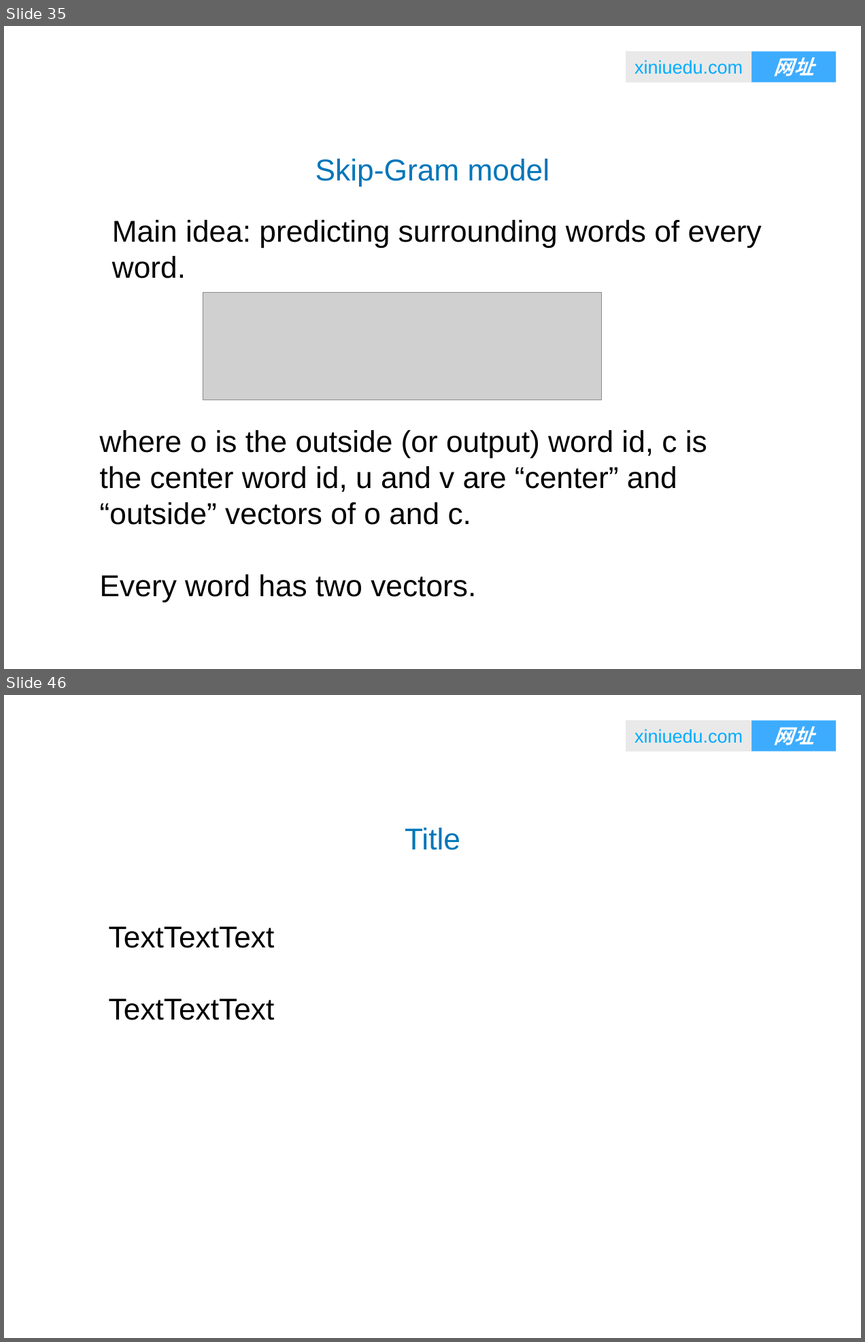
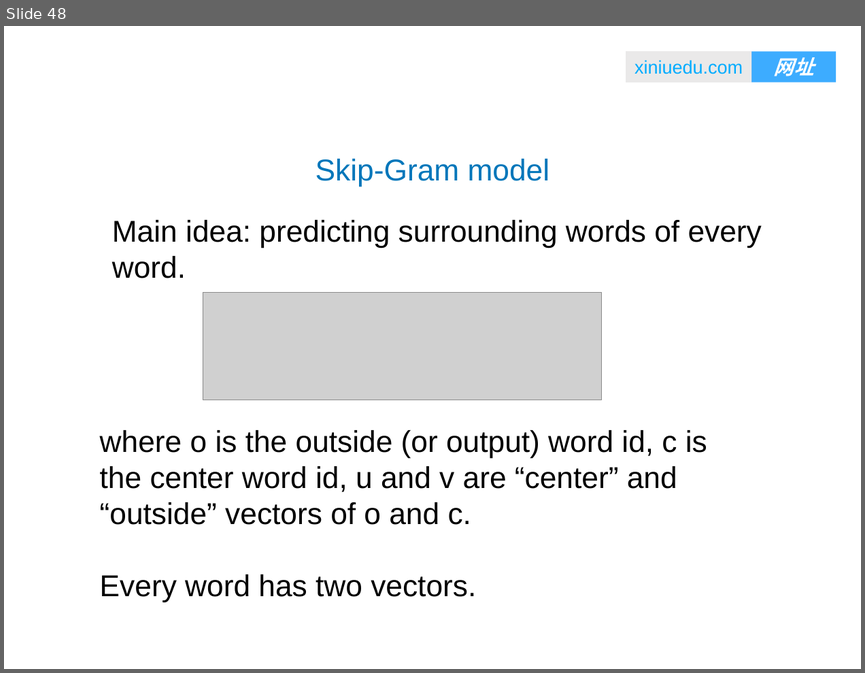
Before and after one commit to ZeweiChu/NLP-course, a slide deck: word2vec.ppt. Shown one above the other, each under a label of ours: slides 35 and 46 before the commit, slide 48 after it; the slides between them are not shown. The pictures are 865x1342 and 865x673 pixels, drawn with LibreOffice and Linux fonts; fonts in the diff are those of the drawing; grey boxes stand for pictures; background and template pictures are left out. Boxes give left, top, right and bottom in pixels: in the first picture for what was removed or moved away, otherwise in the second. Text is boxed around its words. In the diff, an @@ line names an element or a change of style, - is before the commit and + after.

```diff
--- a/word2vec.ppt
+++ b/word2vec.ppt
@@ slide 46 removed at <box>4,695,861,1338</box>, background #FFFFFF; not listed: 3 template elements that a slide beside it also shows @@
@@ text removed at <box>405,828,460,850</box> @@
-Title
@@ text removed at <box>109,926,275,1020</box> @@
-TextTextText
-TextTextText
@@ what was slide 35 is now slide 48 @@
```
Also in this commit, not shown: 3 slides changed, 10 slides added, 11 other slides removed, 1 other file.
